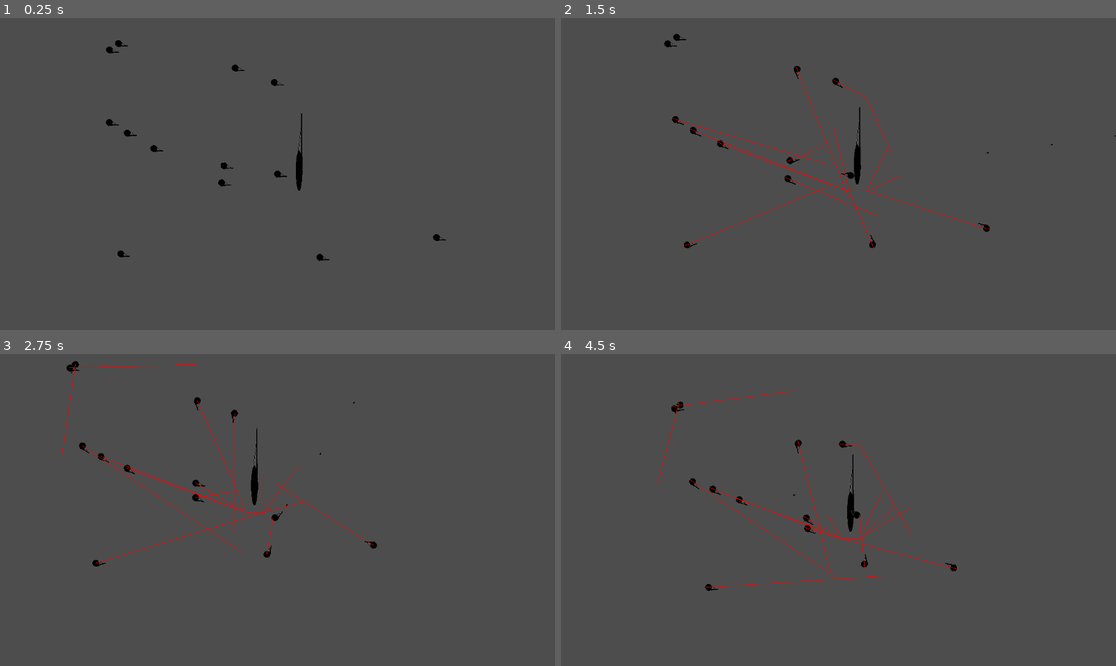
Above: before the commit, frames 1-4 (two rows, left to right).
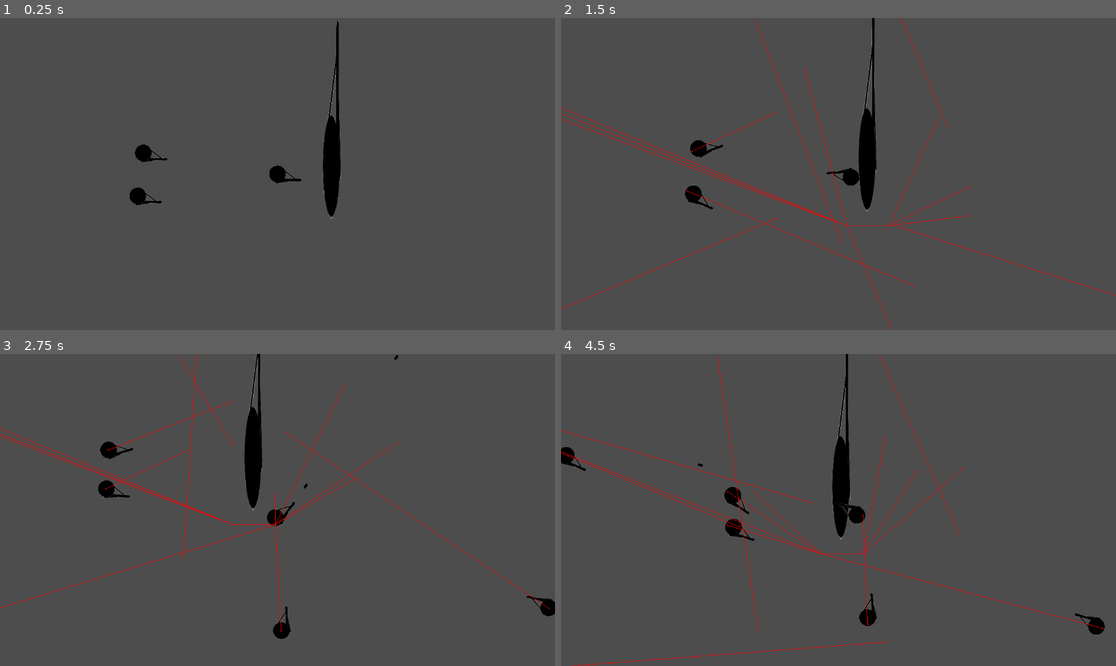
Above: after the commit, the same moments.

Repository: RealBenjo/Dead-Deal
Game: Godot game, scene res://scenes/levels/outside.tscn
Two runs of this game, one before a commit and one after it. Both use one fixed random seed, a clock stepped at 60 frames per second and the inputs below.
Inputs (mouse positions are in pixels of both pictures, inside the frame that each line leads up to):
- Up to frame 1 (0.25 s): no input
- Up to frame 2 (1.5 s): tap Enter at 0.5 s; move the mouse to (960, 158) at 0.52 s; press the mouse at (960, 158) at 0.53 s; hold D (right) 0.53-1.28 s; tap C (state_toggle, bound only after the commit) at 0.8, 1.35 s; move the mouse to (727, 189) at 1.27 s; release the mouse at (727, 189) at 1.28 s; hold S (down) from 1.28 s (still down)
- Up to frame 3 (2.75 s): click (166, 525) at 1.55 s; move the mouse to (333, 441) at 2.02 s; release S (down) at 2.03 s; press the mouse at (333, 441) at 2.03 s; hold D (right) from 2.03 s (still down); tap C (state_toggle, bound only after the commit) at 2.3 s
- Up to frame 4 (4.5 s): move the mouse to (810, 572) at 2.77 s; release D (right) at 2.78 s; release the mouse at (810, 572) at 2.78 s; hold W (up) 2.78-3.53 s; right-click (810, 572) at 2.85 s; click (810, 572) at 3.05 s; move the mouse to (1005, 556) at 3.52 s; hold C (state_toggle, bound only after the commit) 3.53-4.28 s; hold A (left) from 3.53 s (still down); move the mouse to (672, 463) at 4.27 s; click (672, 463) at 4.35 s

The runs differ from the first frame. In frame 1, 2.0% of the frame differs, in the area x 19-81%, y 0-78%; in frame 2, 3.7%; in frame 3, 3.7%; in frame 4, 4.0%, in the area x 0-98%, y 0-100%.

Commit message:
Player states v0.1
player has 3 states:
Stand, Crouch, Prone.
the player can cycle between them with c or ctrl on keyboard or a or x on controller.
sound being spawned in is almost working, requires some tweaking

Diff:
--- a/project.godot
+++ b/project.godot
@@ -24,31 +24,50 @@
 up={
 "deadzone": 0.2,
 "events": [Object(InputEventKey,"resource_local_to_scene":false,"resource_name":"","device":-1,"window_id":0,"alt_press …(192 unchanged characters)…
+, Object(InputEventJoypadMotion,"resource_local_to_scene":false,"resource_name":"","device":-1,"axis":1,"axis_value":-1.0,"script":null)
 ]
 }
 down={
 "deadzone": 0.2,
 "events": [Object(InputEventKey,"resource_local_to_scene":false,"resource_name":"","device":-1,"window_id":0,"alt_press …(192 unchanged characters)…
+, Object(InputEventJoypadMotion,"resource_local_to_scene":false,"resource_name":"","device":-1,"axis":1,"axis_value":1.0,"script":null)
 ]
 }
 left={
 "deadzone": 0.2,
 "events": [Object(InputEventKey,"resource_local_to_scene":false,"resource_name":"","device":-1,"window_id":0,"alt_press …(191 unchanged characters)…
+, Object(InputEventJoypadMotion,"resource_local_to_scene":false,"resource_name":"","device":-1,"axis":0,"axis_value":-1.0,"script":null)
 ]
 }
 right={
 "deadzone": 0.2,
 "events": [Object(InputEventKey,"resource_local_to_scene":false,"resource_name":"","device":-1,"window_id":0,"alt_press …(192 unchanged characters)…
+, Object(InputEventJoypadMotion,"resource_local_to_scene":false,"resource_name":"","device":-1,"axis":0,"axis_value":1.0,"script":null)
 ]
 }
 primary_action={
 "deadzone": 0.2,
 "events": [Object(InputEventMouseButton,"resource_local_to_scene":false,"resource_name":"","device":-1,"window_id":0,"a …(253 unchanged characters)…
+, Object(InputEventJoypadMotion,"resource_local_to_scene":false,"resource_name":"","device":-1,"axis":5,"axis_value":1.0,"script":null)
 ]
 }
 secondary_action={
 "deadzone": 0.2,
 "events": [Object(InputEventMouseButton,"resource_local_to_scene":false,"resource_name":"","device":-1,"window_id":0,"a …(253 unchanged characters)…
+, Object(InputEventJoypadMotion,"resource_local_to_scene":false,"resource_name":"","device":-1,"axis":4,"axis_value":1.0,"script":null)
+]
+}
+speed_up={
+"deadzone": 0.2,
+"events": [Object(InputEventKey,"resource_local_to_scene":false,"resource_name":"","device":-1,"window_id":0,"alt_pressed":false,"shift_pressed":false,"ctrl_pressed":false,"meta_pressed":false,"pressed":false,"keycode":0,"physical_keycode":4194325,"key_label":0,"unicode":0,"location":1,"echo":false,"script":null)
+, Object(InputEventJoypadButton,"resource_local_to_scene":false,"resource_name":"","device":-1,"button_index":7,"pressure":0.0,"pressed":true,"script":null)
+]
+}
+state_toggle={
+"deadzone": 0.2,
+"events": [Object(InputEventKey,"resource_local_to_scene":false,"resource_name":"","device":-1,"window_id":0,"alt_pressed":false,"shift_pressed":false,"ctrl_pressed":false,"meta_pressed":false,"pressed":false,"keycode":0,"physical_keycode":67,"key_label":0,"unicode":99,"location":0,"echo":false,"script":null)
+, Object(InputEventKey,"resource_local_to_scene":false,"resource_name":"","device":-1,"window_id":0,"alt_pressed":false,"shift_pressed":false,"ctrl_pressed":false,"meta_pressed":false,"pressed":false,"keycode":0,"physical_keycode":4194326,"key_label":0,"unicode":0,"location":1,"echo":false,"script":null)
+, Object(InputEventJoypadButton,"resource_local_to_scene":false,"resource_name":"","device":-1,"button_index":0,"pressure":0.0,"pressed":true,"script":null)
 ]
 }
 
--- a/scenes/enemies/zombie.tscn
+++ b/scenes/enemies/zombie.tscn
@@ -12,8 +12,8 @@
 script = ExtResource("2_gl10n")
 default_vision_length = 500
 health = 30
-patrol_time_min = 2.0
-patrol_time_max = 2.0
+patrol_time_min = 30.0
+patrol_time_max = 120.0
 
 [node name="Sprite2D" type="Sprite2D" parent="." index="1"]
 position = Vector2(35, 3)
--- a/scenes/player/player.gd
+++ b/scenes/player/player.gd
@@ -4,24 +4,59 @@
 signal bullet_signal(pos: Vector2, direction: Vector2)
 signal sound_signal(pos: Vector2, loudness: float)
 
+@onready var bullet: PackedScene = preload("res://scenes/player/bullet.tscn")
+@onready var camera: Camera2D = $Camera2D
+@onready var shoot_timer: Timer = $Timers/ShootTimer
+@onready var move_sound_timer: Timer = $Timers/MoveSoundTimer
+@onready var muzzle_end: Marker2D = $MuzzleEnd
+
+# sound vars
 const BULLET_LOUDNESS: float = 2000.0
+var moving_loudness: float = 300.0
+var can_emit_move_sound: bool = true
+
+# state vars
+@export var hold_threshold: float = 0.3  # seconds to count as a "hold"
+enum state {STAND, CROUCH, PRONE}
+var current_state: state = state.STAND
+var state_button_held_time: float = 0.0
+var is_button_held: bool = false
+var has_triggered_hold: bool = false
 
 var direction: Vector2
-var speed: int = 400
+var speed: int = 300
 var weapon_zoom: float = 2.5
 var can_shoot: bool = true
 
-@onready var bullet: PackedScene = preload("res://scenes/player/bullet.tscn")
-
 var player_direction
 
-func _process(_delta: float) -> void:
-	# input
+func _process(delta: float) -> void:
+	# handles player movement inputs
+	if is_button_held:
+		state_button_held_time += delta
+
+		if state_button_held_time >= hold_threshold and not has_triggered_hold:
+			handle_hold_press()
+			has_triggered_hold = true
+
 	direction = Input.get_vector("left", "right", "up", "down")
 	velocity = direction * speed # direction is ALWAYS A VECTOR
 	move_and_slide()
 	Globals.player_pos = global_position
 
+	# handles movement sound
+	if velocity != Vector2.ZERO and can_emit_move_sound:
+		can_emit_move_sound = false
+
+		# calculates the current speed which is good as a loudness meter aparently (works on controller too!)
+		moving_loudness = (sqrt( pow(velocity.x, 2) + pow(velocity.y, 2)))
+		sound_signal.emit(global_position, moving_loudness)
+		move_sound_timer.start()
+	elif velocity == Vector2.ZERO:
+		can_emit_move_sound = true
+
+
+	# TODO: add controller support for this
 	# rotate player
 	look_at(get_global_mouse_position())
 
@@ -30,20 +65,77 @@
 		weapon_zoom = 2.5
 	else:
 		weapon_zoom = 10.0
-	$Camera2D.offset = (get_global_mouse_position() - position) / weapon_zoom
+	camera.offset = (get_global_mouse_position() - position) / weapon_zoom
 
 	# get player direction for bullet placement and rotation
 	player_direction = (get_global_mouse_position() - position).normalized()
 
-	# SHOOTING
+	# handles shooting
 	if Input.is_action_pressed("primary_action") and can_shoot and Globals.ammo > 0:
 		can_shoot = false
 		Globals.ammo -= 1
-		$ShootTimer.start()
+		shoot_timer.start()
 
 		# emit the corresponding signals
-		bullet_signal.emit($MuzzleEnd.global_position, player_direction)
-		sound_signal.emit($MuzzleEnd.global_position, BULLET_LOUDNESS)
+		bullet_signal.emit(muzzle_end.global_position, player_direction)
+		sound_signal.emit(muzzle_end.global_position, BULLET_LOUDNESS)
+
+
+func _input(event: InputEvent) -> void:
+	if event.is_action_pressed("state_toggle"):
+		is_button_held = true
+		state_button_held_time = 0.0
+		has_triggered_hold = false
+
+	elif event.is_action_released("state_toggle"):
+		is_button_held = false
+
+		# If we never triggered the hold, treat it as a tap
+		if not has_triggered_hold:
+			handle_tap()
+
+# --- STATE HANDLERS ---
+func toggle_crouch() -> void:
+	match current_state:
+		state.STAND:
+			enter_crouch()
+		state.CROUCH:
+			enter_stand()
+		state.PRONE:
+			enter_stand()
+
+func handle_tap() -> void:
+	match current_state:
+		state.STAND:
+			enter_crouch()
+		state.CROUCH:
+			enter_stand()
+		state.PRONE:
+			enter_crouch()
+
+func handle_hold_press() -> void:
+	match current_state:
+		state.PRONE:
+			enter_stand()
+		_:
+			enter_prone()
+
+
+# --- STATE TRANSITIONS ---
+func enter_stand() -> void:
+	current_state = state.STAND
+	speed = 300
+	# TODO: collider, animation, speed adjustments
+
+func enter_crouch() -> void:
+	current_state = state.CROUCH
+	speed = 175
+	# TODO: collider, animation, speed adjustments
+
+func enter_prone() -> void:
+	current_state = state.PRONE
+	speed = 100
+	# TODO: collider, animation, speed adjustments
 
 
 # premade signals
@@ -51,3 +143,6 @@
 # timing between shots
 func _on_shoot_timer_timeout() -> void:
 	can_shoot = true
+
+func _on_move_sound_timer_timeout() -> void:
+	can_emit_move_sound = true
--- a/scenes/player/player.tscn
+++ b/scenes/player/player.tscn
@@ -18,16 +18,23 @@
 [node name="CollisionShape2D" type="CollisionShape2D" parent="."]
 shape = SubResource("CircleShape2D_gqjuk")
 
-[node name="ShootTimer" type="Timer" parent="."]
-wait_time = 0.1
-one_shot = true
-
 [node name="MuzzleEnd" type="Marker2D" parent="."]
 position = Vector2(99, 25)
 
 [node name="Camera2D" type="Camera2D" parent="."]
-zoom = Vector2(0.2, 0.2)
+zoom = Vector2(0.5, 0.5)
 position_smoothing_enabled = true
 position_smoothing_speed = 10.0
 
-[connection signal="timeout" from="ShootTimer" to="." method="_on_shoot_timer_timeout"]
+[node name="Timers" type="Node" parent="."]
+
+[node name="ShootTimer" type="Timer" parent="Timers"]
+wait_time = 0.1
+one_shot = true
+
+[node name="MoveSoundTimer" type="Timer" parent="Timers"]
+wait_time = 0.5
+one_shot = true
+
+[connection signal="timeout" from="Timers/ShootTimer" to="." method="_on_shoot_timer_timeout"]
+[connection signal="timeout" from="Timers/MoveSoundTimer" to="." method="_on_move_sound_timer_timeout"]
